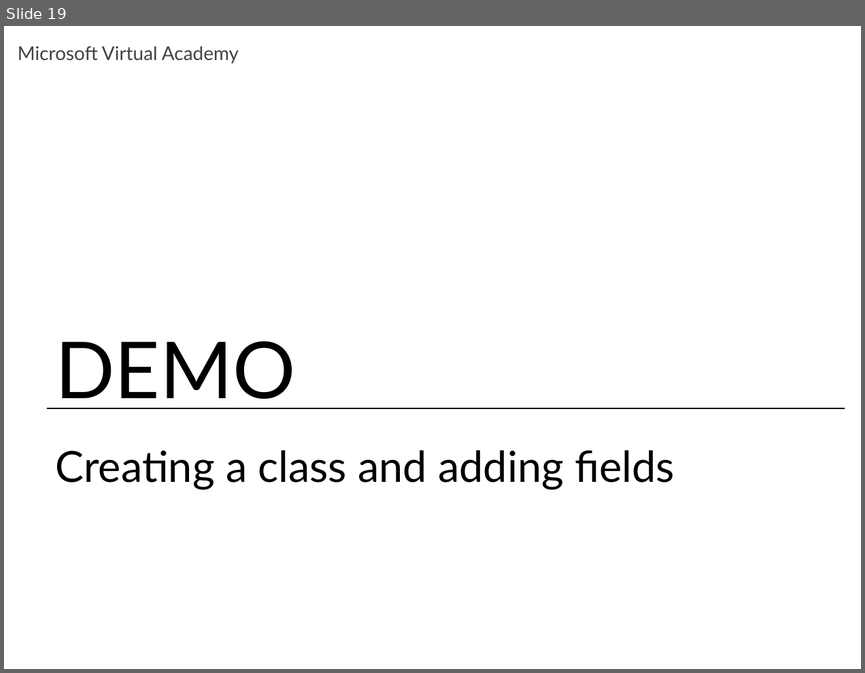
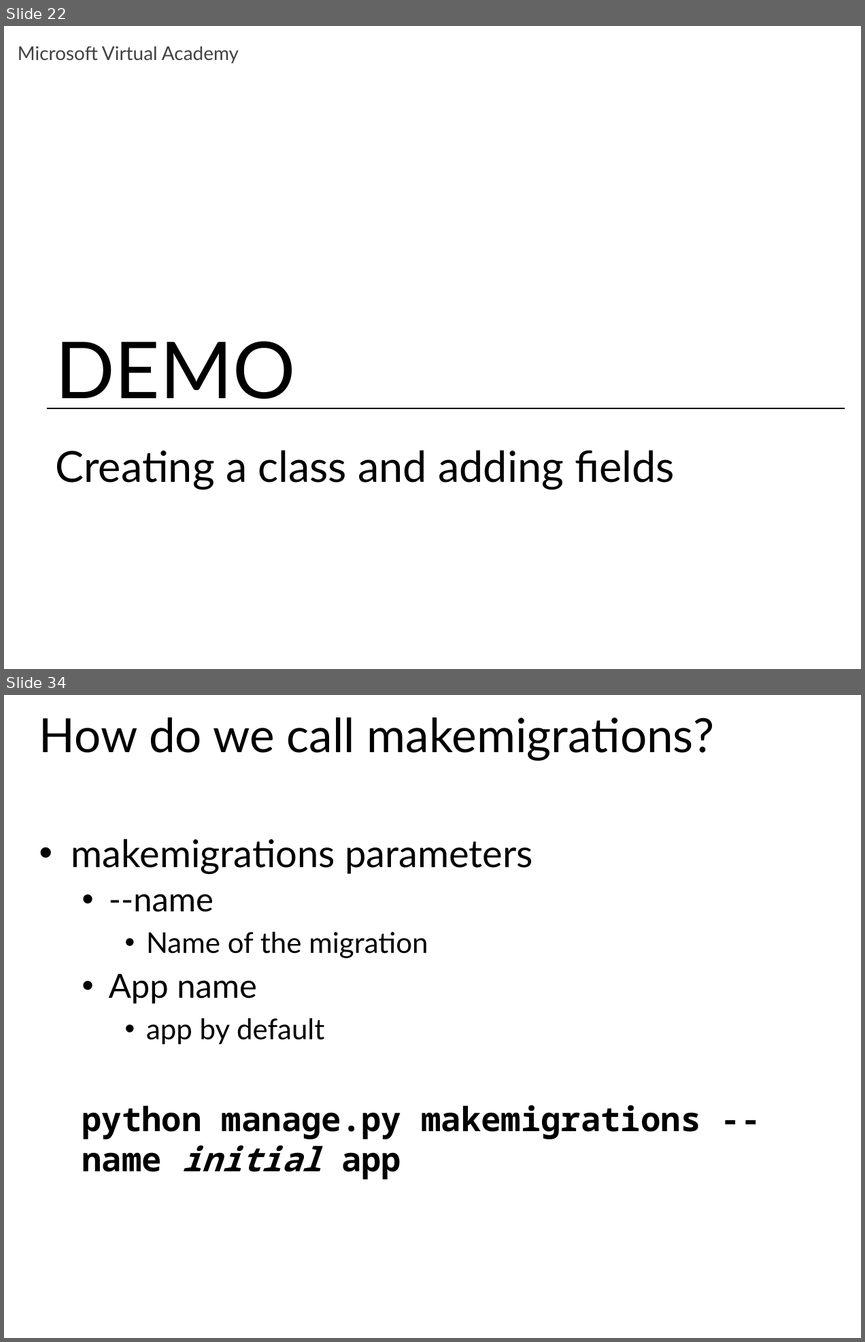
Before and after one commit to maxchv/LearnPython, a slide deck: week12/Models.pptx. Shown one above the other, each under a label of ours: slide 19 before the commit, slides 22 and 34 after it; the slides between them are not shown. The pictures are 865x673 and 865x1342 pixels, drawn with LibreOffice and Linux fonts; fonts in the diff are those of the drawing. Boxes give left, top, right and bottom in pixels: in the first picture for what was removed or moved away, otherwise in the second. Text is boxed around its words. In the diff, an @@ line names an element or a change of style, - is before the commit and + after.

```diff
--- a/week12/Models.pptx
+++ b/week12/Models.pptx
@@ slide 34 added at (x1=4, y1=695, x2=861, y2=1338), background #FFFFFF @@
@@ title added at (x1=39, y1=717, x2=714, y2=761), 39.6 pt, text #000000 @@
+How do we call makemigrations?
@@ text added at (x1=71, y1=838, x2=700, y2=1179), 28 pt, text #000000 @@
+• makemigrations parameters
+  • --name
+    • Name of the migration
+  • App name
+    • app by default
+  python manage.py makemigrations --name initial app
@@ what was slide 19 is now slide 22 @@
```
Also in this commit, not shown: 6 slides changed, 16 other slides added.
